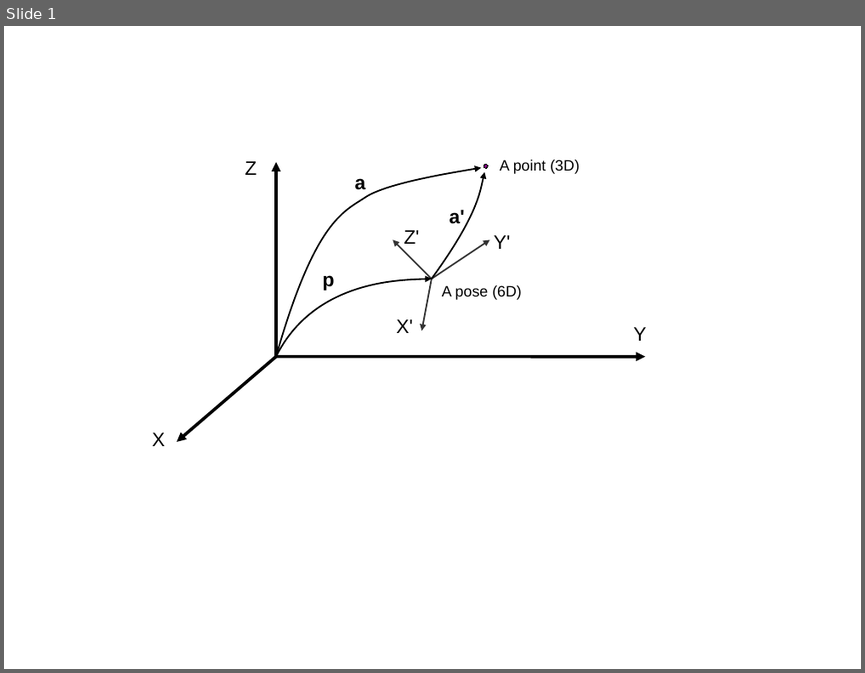
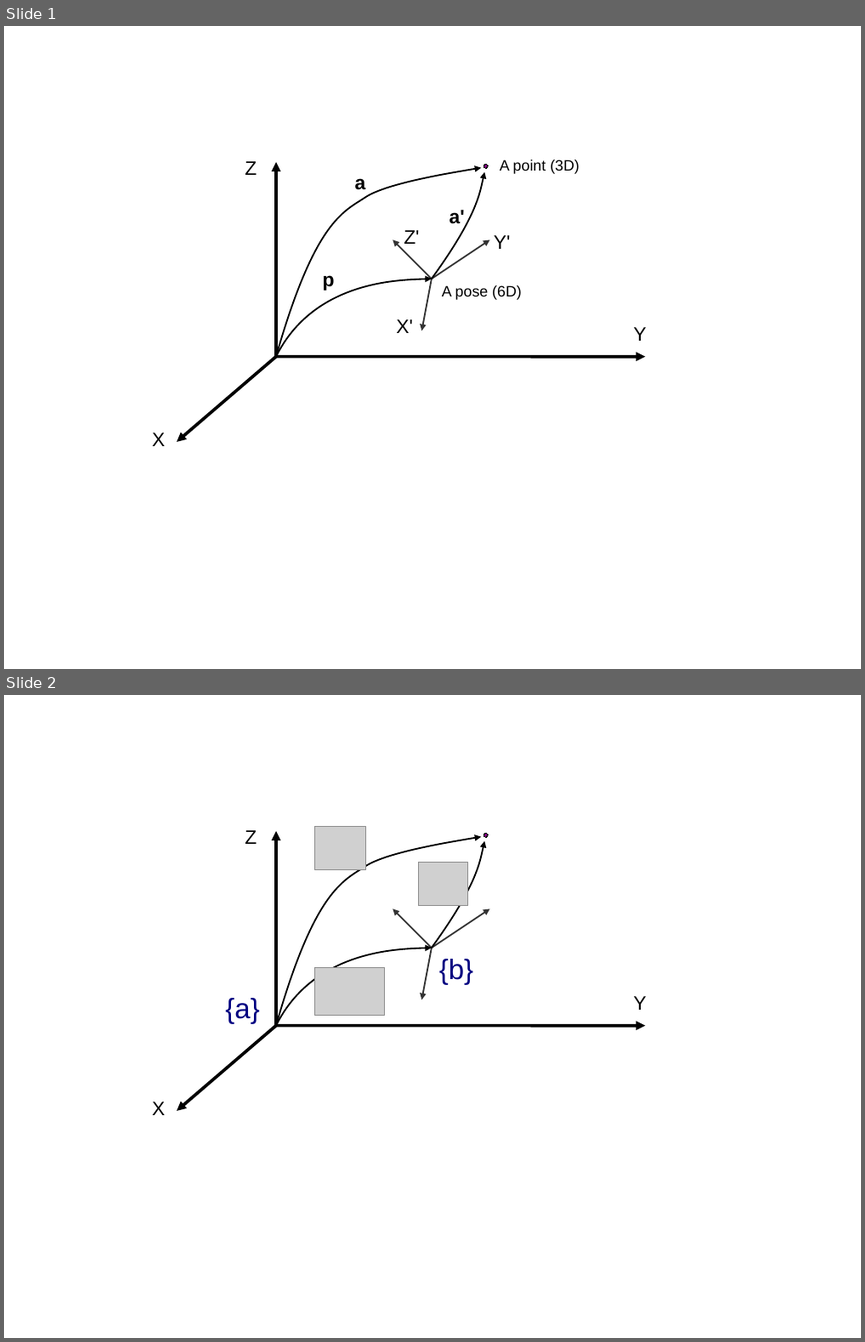
Before and after one commit to jlblancoc/tutorial-se3-manifold, a slide deck: fig_pose_composition.odp. Shown one above the other, each under a label of ours: slide 1 before the commit, slides 1 and 2 after it. The pictures are 865x673 and 865x1342 pixels, drawn with LibreOffice and Linux fonts; fonts in the diff are those of the drawing; grey boxes stand for pictures. Boxes give left, top, right and bottom in pixels: in the first picture for what was removed or moved away, otherwise in the second. Text is boxed around its words. In the diff, an @@ line names an element or a change of style, - is before the commit and + after.

```diff
--- a/fig_pose_composition.odp
+++ b/fig_pose_composition.odp
@@ slide 2 added at (4,695,861,1338), background #FFFFFF @@
@@ text added at (245,830,256,844), 18 pt, text #000000 @@
+Z
@@ arrow added from (276, 1026) to (276, 831), #000000 2.89 pt @@
@@ freeform shape added at (276,836,482,1026), outline #000000 1.45 pt @@
@@ picture added at (315,827,365,870) @@
@@ freeform shape added at (432,841,484,947), outline #000000 1.45 pt @@
@@ ellipse added at (483,834,488,837), fill #800080, outline #000000 0 pt @@
@@ picture added at (419,862,468,906) @@
@@ arrow added from (432, 947) to (392, 909), #333333 1.45 pt @@
@@ arrow added from (432, 947) to (490, 909), #333333 1.45 pt @@
@@ freeform shape added at (276,947,432,1026), outline #000000 1.45 pt @@
@@ arrow added from (432, 947) to (421, 1000), #333333 1.45 pt @@
@@ picture added at (315,967,384,1015) @@
@@ text added at (439,959,473,985), 26 pt, text #000080 @@
+{b}
@@ text added at (225,998,259,1024), 26 pt, text #000080 @@
+{a}
@@ text added at (633,996,646,1009), 18 pt, text #000000 @@
+Y
@@ arrow added from (276, 1026) to (177, 1111), #000000 2.89 pt @@
@@ arrow added from (276, 1026) to (646, 1026), #000000 2.89 pt @@
@@ text added at (152,1101,165,1115), 18 pt, text #000000 @@
+X
```
Also in this commit, not shown: 2 slides changed, 1 other slide added, 1 other file.
